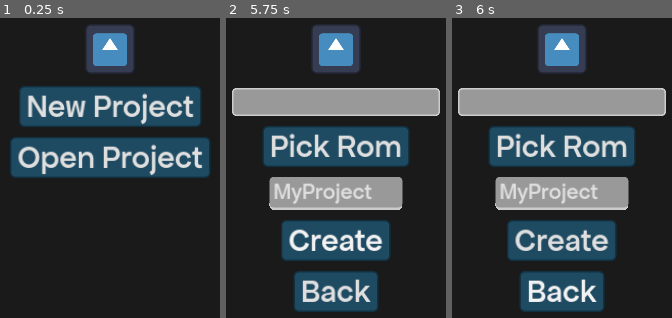
Above: before the commit, frames 1-3 (left to right).
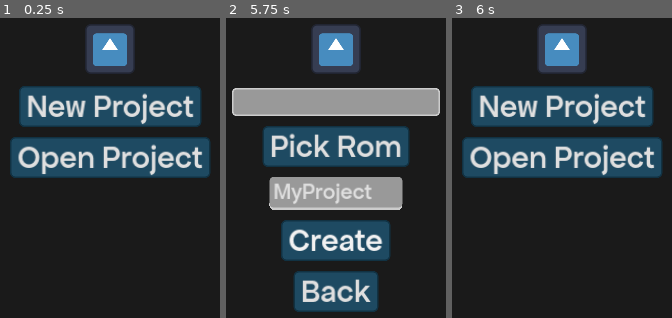
Above: after the commit, the same moments.

Repository: ColinSORourke/GodotNDS_Editor
Game: Godot game, scene res://Scenes/Home.tscn
Two runs of this game, one before a commit and one after it. Both use one fixed random seed, a clock stepped at 60 frames per second and the inputs below. The engine's default icon, where the game draws it, is replaced by a stand-in: a white triangle on a blue panel in a dark square.
Inputs:
- Up to frame 1 (0.25 s): no input
- Up to frame 2 (5.75 s): click "New Project" at 0.5 s; click "Pick Rom" at 1.25 s; click "Create" at 2 s; click "Pick Rom" at 2.75 s; click "Create" at 3.5 s; click "Pick Rom" at 4.25 s; click "Create" at 5 s
- Up to frame 3 (6 s): click "Back" at 5.75 s

Frames 1-2 are identical in both runs. In frame 3, 42% of the frame differs, in the area x 2-98%, y 22-98%.

Commit message:
Narc opening, & Exporting Subfiles

Diff:
--- a/Scenes/Home.tscn
+++ b/Scenes/Home.tscn
@@ -98,8 +98,11 @@
 [node name="AcceptDialog" type="AcceptDialog" parent="ColorRect/Main"]
 auto_translate_mode = 1
 initial_position = 1
-size = Vector2i(400, 200)
+size = Vector2i(988, 200)
+transient = false
 unresizable = true
+always_on_top = true
+popup_window = true
 force_native = true
 theme = ExtResource("2_ksiif")
 theme_override_styles/panel = SubResource("StyleBoxFlat_vpi5q")
@@ -108,7 +111,7 @@
 [node name="DirDialog" type="FileDialog" parent="ColorRect/Main"]
 auto_translate_mode = 1
 title = "Open a Directory"
-size = Vector2i(303, 180)
+size = Vector2i(342, 180)
 ok_button_text = "Select Current Folder"
 dialog_hide_on_ok = true
 file_mode = 2
@@ -156,8 +159,11 @@
 
 [node name="AcceptDialog" type="AcceptDialog" parent="ColorRect/CreateProj"]
 initial_position = 1
-size = Vector2i(400, 200)
+size = Vector2i(988, 200)
+transient = false
 unresizable = true
+always_on_top = true
+popup_window = true
 force_native = true
 theme = ExtResource("2_ksiif")
 theme_override_styles/panel = SubResource("StyleBoxFlat_vpi5q")
--- a/Scenes/ProjectView.tscn
+++ b/Scenes/ProjectView.tscn
@@ -7,6 +7,7 @@
 [ext_resource type="StyleBox" uid="uid://co1mcfxjjtg57" path="res://Assets/buttonSBoxClick.tres" id="4_snj14"]
 [ext_resource type="StyleBox" uid="uid://jjq6i5iwgye" path="res://Assets/buttonSBoxNorm.tres" id="5_2bcqt"]
 [ext_resource type="Script" path="res://Scripts/FilePanel.gd" id="7_b3xh0"]
+[ext_resource type="Script" path="res://Scripts/NarcPanel.gd" id="8_yjs0q"]
 
 [sub_resource type="StyleBoxFlat" id="StyleBoxFlat_wcq0y"]
 border_width_left = 3
@@ -22,6 +23,8 @@
 
 [sub_resource type="StyleBoxFlat" id="StyleBoxFlat_1pmh2"]
 
+[sub_resource type="StyleBoxFlat" id="StyleBoxFlat_hu1ev"]
+
 [node name="ProjectView" type="Control"]
 layout_mode = 3
 anchors_preset = 15
@@ -109,6 +112,7 @@
 "
 
 [node name="Decomp" type="Button" parent="."]
+visible = false
 layout_mode = 1
 anchors_preset = 3
 anchor_left = 1.0
@@ -128,6 +132,7 @@
 text = "Decompress Arm 9"
 
 [node name="Recomp" type="Button" parent="."]
+visible = false
 layout_mode = 1
 anchors_preset = 3
 anchor_left = 1.0
@@ -162,8 +167,80 @@
 scroll_horizontal_enabled = false
 script = ExtResource("7_b3xh0")
 
+[node name="NarcPanel" type="Panel" parent="."]
+visible = false
+layout_mode = 0
+offset_left = 352.0
+offset_top = 232.0
+offset_right = 1352.0
+offset_bottom = 1032.0
+theme = ExtResource("3_6eryf")
+theme_override_styles/panel = SubResource("StyleBoxFlat_hu1ev")
+script = ExtResource("8_yjs0q")
+
+[node name="Label2" type="Label" parent="NarcPanel"]
+visible = false
+layout_mode = 1
+offset_left = 192.0
+offset_top = 80.0
+offset_right = 290.0
+offset_bottom = 160.0
+text = "File"
+
+[node name="Panel" type="Panel" parent="NarcPanel/Label2"]
+layout_mode = 0
+offset_top = 72.0
+offset_right = 600.0
+offset_bottom = 672.0
+
+[node name="TextEdit" type="TextEdit" parent="NarcPanel/Label2/Panel"]
+layout_mode = 1
+anchors_preset = 15
+anchor_right = 1.0
+anchor_bottom = 1.0
+grow_horizontal = 2
+grow_vertical = 2
+theme_override_font_sizes/font_size = 40
+text = "00 44 88 FF"
+editable = false
+
+[node name="Export" type="Button" parent="NarcPanel/Label2"]
+layout_mode = 1
+offset_left = 496.0
+offset_top = 32.0
+offset_right = 602.0
+offset_bottom = 72.0
+theme = ExtResource("3_6eryf")
+theme_override_font_sizes/font_size = 30
+theme_override_styles/hover = ExtResource("5_2bcqt")
+theme_override_styles/pressed = ExtResource("4_snj14")
+theme_override_styles/normal = ExtResource("5_2bcqt")
+text = "Export
+"
+
+[node name="Label" type="Label" parent="NarcPanel"]
+layout_mode = 0
+offset_left = 16.0
+offset_top = 8.0
+offset_right = 326.0
+offset_bottom = 88.0
+text = "Narc Name
+"
+
+[node name="ItemList" type="ItemList" parent="NarcPanel"]
+layout_mode = 0
+offset_left = 23.0
+offset_top = 89.0
+offset_right = 173.0
+offset_bottom = 789.0
+theme_override_font_sizes/font_size = 20
+
 [connection signal="pressed" from="Back" to="." method="back"]
 [connection signal="pressed" from="Compile" to="." method="compile"]
 [connection signal="pressed" from="Decomp" to="." method="decompressArm9"]
 [connection signal="pressed" from="Recomp" to="." method="recompressArm9"]
 [connection signal="button_clicked" from="Tree" to="Tree" method="_on_button_clicked"]
+[connection signal="narcSelected" from="Tree" to="." method="_on_tree_narc_selected"]
+[connection signal="exportSubFile" from="NarcPanel" to="." method="exportSubFile"]
+[connection signal="pressed" from="NarcPanel/Label2/Export" to="NarcPanel" method="exportFile"]
+[connection signal="item_activated" from="NarcPanel/ItemList" to="NarcPanel" method="subfileSelected"]
--- a/Scripts/FilePanel.gd
+++ b/Scripts/FilePanel.gd
@@ -5,6 +5,8 @@
 var buttonDict: Dictionary
 var currentButtonID: int
 var buttonTexture: ImageTexture = ImageTexture.create_from_image(Image.load_from_file("res://Assets/icon.svg"))
+
+signal narcSelected(narcPath)
 
 # Called when the node enters the scene tree for the first time.
 func _ready() -> void:
@@ -34,6 +36,4 @@
 		i += 1
 
 func _on_button_clicked(item: TreeItem, column: int, id: int, mouse_button_index: int) -> void:
-	ProjManager.loadNarc(buttonDict[id])
-
-	$"../Panel".activate(buttonDict[id])
+	narcSelected.emit(buttonDict[id])
--- /dev/null
+++ b/Scripts/NarcPanel.gd
@@ -0,0 +1,246 @@
+extends Panel
+
+signal exportSubFile(name, contents)
+
+var myNarc: NitroArchive
+
+var buttonDict: Dictionary
+var currentButtonID: int
+var buttonTexture: ImageTexture = ImageTexture.create_from_image(Image.load_from_file("res://Assets/icon.svg"))
+
+var myFileName: String
+var myFile: PackedByteArray
+
+func activate(path: String) -> void:
+	if (!FileAccess.file_exists(path)):
+		# FILE DOES NOT EXIST
+		$Label.text = "Bad File Path"
+		return
+
+	$Label.text = path.get_file()
+	$ItemList.clear()
+	buttonTexture.set_size_override(Vector2(32, 32))
+
+	self.visible = true
+	var narcBytes: PackedByteArray = FileAccess.get_file_as_bytes(path)
+	myNarc = NitroArchive.new()
+	var resultCode = myNarc.unpack(narcBytes)
+
+	if (resultCode == -1):
+		# NARC missing something
+		$Label.text = "Bad NARC"
+		return
+
+	var i = 0
+	while (i < myNarc.fatbNFiles):
+		var current = $ItemList.add_item(myNarc.myFntb.names[i])
+		buttonDict[currentButtonID] = myNarc.myFntb.names[i]
+		currentButtonID += 1
+		i += 1
+
+func subfileSelected(index: int) -> void:
+	myFile = myNarc.files[index]
+	myFileName = myNarc.myFntb.names[index]
+	$Label2.visible = true
+	$Label2.text = myFileName
+	var myFileString = myFile.hex_encode().to_upper()
+	var i = 2
+	var count = 1
+	while (i < myFileString.length()):
+		if (count % 8 == 0):
+			myFileString = myFileString.insert(i, "\n")
+		else:
+			myFileString = myFileString.insert(i, " ")
+		count += 1
+		i += 3
+	print(myFileString)
+	$Label2/Panel/TextEdit.text = myFileString
+
+func exportFile() -> void:
+	exportSubFile.emit(myFileName, myFile)
+
+class NitroArchive:
+	# Hex Codes -> File Extensions
+	const extensionDict: Dictionary = {
+		0x424D4430 : ".bmd0",
+		0x30444D42 : ".bmd0",
+
+		0x42545830 : ".btx0",
+		0x30585442 : ".btx0",
+
+		0x4E534352 : ".ncsr",
+		0x5243534E : ".ncsr",
+
+		0x4E434C52 : ".nclr",
+		0x524C434E : ".nclr",
+
+		0x4E434752 : ".ncgr",
+		0x5247434E : ".ncgr",
+
+		0x4E414E52 : ".nanr",
+		0x524E414E : ".nanr",
+
+		0x4E4D4152 : ".nmar",
+		0x52414D4E : ".nmar",
+
+		0x4E4D4352 : ".nmcr",
+		0x52434D4E : ".nmcr",
+
+		0x4E434552 : ".ncer",
+		0x5245434E : ".ncer",
+	}
+
+	# Hex Codes -> Magic Values I'm looking for
+	const magicDict: Dictionary = {
+		0x4E415243 : "NARC",
+		0x4352414E : "NARC",
+
+		0x42544146 : "FATB",
+		0x46415442 : "FATB",
+
+		0x42544E46 : "FNTB",
+		0x464E5442 : "FNTB",
+
+		0x474D4946 : "FIMG",
+		0x46494D47 : "FIMG"
+	}
+
+	# NARC Header
+	var myHeader: narcHeader = narcHeader.new()
+
+	# File Allocation Table Block
+	var fatbMagic: int
+	var fatbSectionSize: int
+	var fatbNFiles: int
+	var fatbOffsets: Array[Vector2i] = [] # Format: Index is file number, Vector.x is StartOffset, Vector.y is EndOffset
+
+	# File Name Table Block
+	var myFntb: fntBlock = fntBlock.new()
+
+	# File Images
+	var fimgMagic: int
+	var fimgSectionSize: int
+
+	# All the Files
+	var files: Array[PackedByteArray] = []
+
+	# Narc Header Struct
+	class narcHeader:
+		var magic: int
+		var constant: int
+		var fileSize: int
+		var headerSize: int
+		var nSections: int
+		const bufferLength: int = 16
+
+		func process(bytes: PackedByteArray) -> void:
+			magic = bytes.decode_u32(0)
+			constant = bytes.decode_u32(4)
+			fileSize = bytes.decode_u32(8)
+			headerSize = bytes.decode_u16(12)
+			nSections = bytes.decode_u16(14)
+
+	# File Name Table Struct
+	class fntBlock:
+		var magic: int
+		var sectionSize: int
+		var offsets: Array[Vector2i] = []
+		var dirStartOffset: int
+		var firstFilePos: int
+		var nDir: int
+		var names: PackedStringArray = []
+		const bufferLength: int = 8
+
+		func process(bytes: PackedByteArray):
+			magic = bytes.decode_u32(0)
+			sectionSize = bytes.decode_u32(4)
+
+		func fillNames(bytes: PackedByteArray, numFiles: int):
+			dirStartOffset = bytes.decode_u32(0)
+			firstFilePos = bytes.decode_u16(4)
+			nDir = bytes.decode_u16(6)
+			if (nDir != 1):
+				# more complicated stuff
+				pass
+			else:
+				var i = 0
+				while (i < numFiles):
+					names.append(str(i))
+					i += 1
+
+	# Unpack the NARC
+	func unpack(narcBytes: PackedByteArray, decompress: bool = true) -> int:
+
+		# Unpack Header
+		myHeader.process(narcBytes.slice(0, narcHeader.bufferLength))
+
+		if (myHeader.magic not in magicDict || magicDict[myHeader.magic] != "NARC"):
+			print("Not a NARC")
+			# NOT A NARC FILE
+			return -1
+
+		# Unpack the File Allocation Table
+		fatbMagic = narcBytes.decode_u32(16)
+		fatbSectionSize = narcBytes.decode_u32(20)
+		fatbNFiles = narcBytes.decode_u32(24)
+
+		if (fatbMagic not in magicDict || magicDict[fatbMagic] != "FATB"):
+			print("Missing FATB")
+			# MISSING FATB
+			return -1
+
+		# Unpack the Offsets from the File Allocation Table
+		var currInd = 28
+		var i = 0
+		while(i < fatbNFiles):
+			fatbOffsets.append(Vector2i(0,0))
+			fatbOffsets[i][0] = narcBytes.decode_u32(currInd)
+			fatbOffsets[i][1] = narcBytes.decode_u32(currInd + 4)
+			currInd += 8
+			i += 1
+
+		# Unpack the File Name table
+		myFntb.process(narcBytes.slice(currInd, currInd + fntBlock.bufferLength))
+		if (myFntb.magic not in magicDict || magicDict[myFntb.magic] != "FNTB"):
+			print("Missing FNTB")
+			# MISSING FNTB
+			return -1
+		currInd += fntBlock.bufferLength
+		myFntb.fillNames(narcBytes.slice(currInd, currInd + myFntb.sectionSize), fatbNFiles)
+		currInd = currInd + myFntb.sectionSize - 8
+
+		# Unpack the File Image Table
+		fimgMagic = narcBytes.decode_u32(currInd)
+		if (fimgMagic not in magicDict ||magicDict[fimgMagic] != "FIMG"):
+			print("Missing FIMG")
+			# MISSING FIMG
+			return -1
+		fimgSectionSize = narcBytes.decode_u32(currInd + 4)
+		var fimgOffset = currInd + 8
+		currInd += 8
+
+		# Unpack all the files into the File Array
+		i = 0
+		while(i < fatbNFiles):
+			var extension: String = ""
+			currInd = fimgOffset + fatbOffsets[i][0]
+
+			# Get the files Extension
+			var byte = narcBytes.decode_u8(currInd)
+			if (byte != 0x11):
+				byte = narcBytes.decode_u32(currInd)
+				if (byte not in extensionDict):
+					extension = ""
+				else:
+					extension = extensionDict[byte]
+			else:
+				extension = ".lzss"
+			myFntb.names[i] = myFntb.names[i] + extension
+
+			# Write the File to our array
+			var fileSize = fatbOffsets[i][1] - fatbOffsets[i][0]
+			files.append(narcBytes.slice(currInd, currInd + fileSize))
+			currInd += fileSize
+			i += 1
+
+		return 0
--- a/Scripts/ProjectViewScene.gd
+++ b/Scripts/ProjectViewScene.gd
@@ -11,3 +11,10 @@
 
 func recompressArm9() -> void:
 	ProjManager.recompArm9()
+
+func _on_tree_narc_selected(narcPath: String) -> void:
+	ProjManager.loadNarc(narcPath)
+	$NarcPanel.activate(ProjManager.NarcPath)
+
+func exportSubFile(fileName: String, fileContents: PackedByteArray) -> void:
+	ProjManager.exportFile(fileName, fileContents)
--- a/Scripts/projManager.gd
+++ b/Scripts/projManager.gd
@@ -18,4 +18,19 @@
 	Compression.Compress(ProjPath.path_join("unpacked/arm9decomp.bin"), ProjPath.path_join("unpacked/arm9recomp.bin"), true)
 
 func loadNarc(path: String) -> void:
+	print("Opened Narc " + path)
 	NarcPath = ProjPath.path_join("unpacked").path_join(path)
+
+func exportFile(name: String, contents: PackedByteArray) -> void:
+	if (!FileAccess.file_exists(ProjPath.path_join("exported"))):
+		DirAccess.make_dir_absolute(ProjPath.path_join("exported"))
+
+	var exportName = ProjPath.path_join("exported").path_join(name)
+	var i = 0
+	while(FileAccess.file_exists(exportName)):
+		var extraName = name.get_basename() + "_" + str(i) + "." + name.get_extension()
+		exportName = ProjPath.path_join("exported").path_join(extraName)
+		i += 1
+	var myFile = FileAccess.open(exportName, FileAccess.WRITE)
+	myFile.store_buffer(contents)
+	myFile.close()
Not shown: 1 places in Scenes/ProjectView.tscn that only renumber resources
Not shown, changed: .DS_Store
